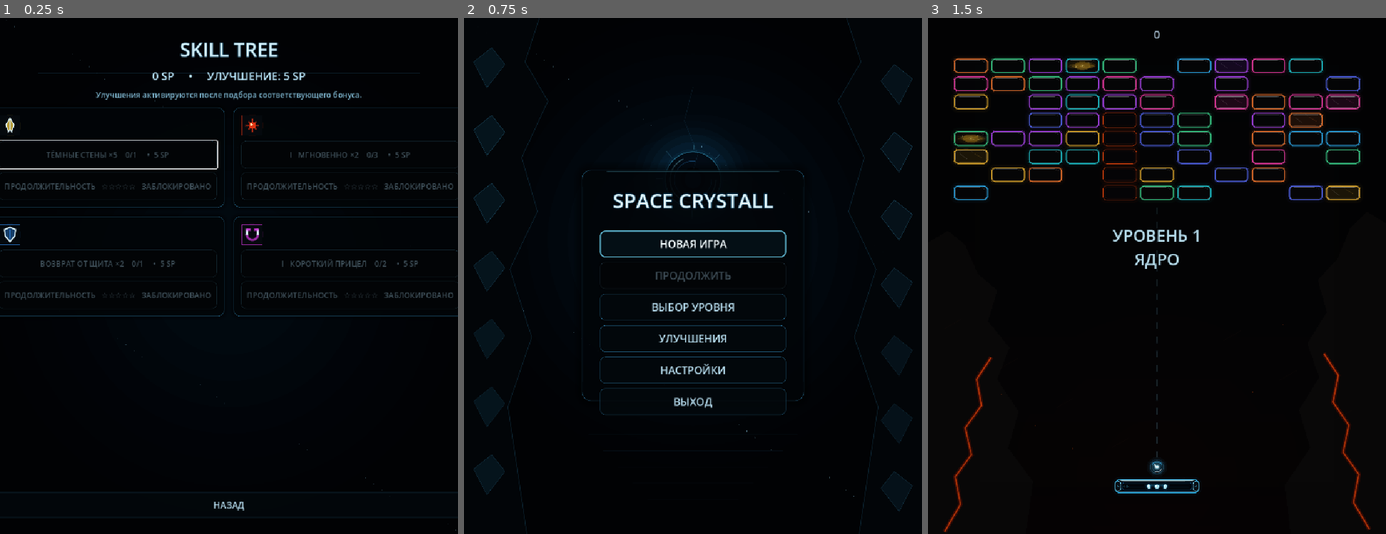
Above: before the commit, frames 1-3 (left to right).
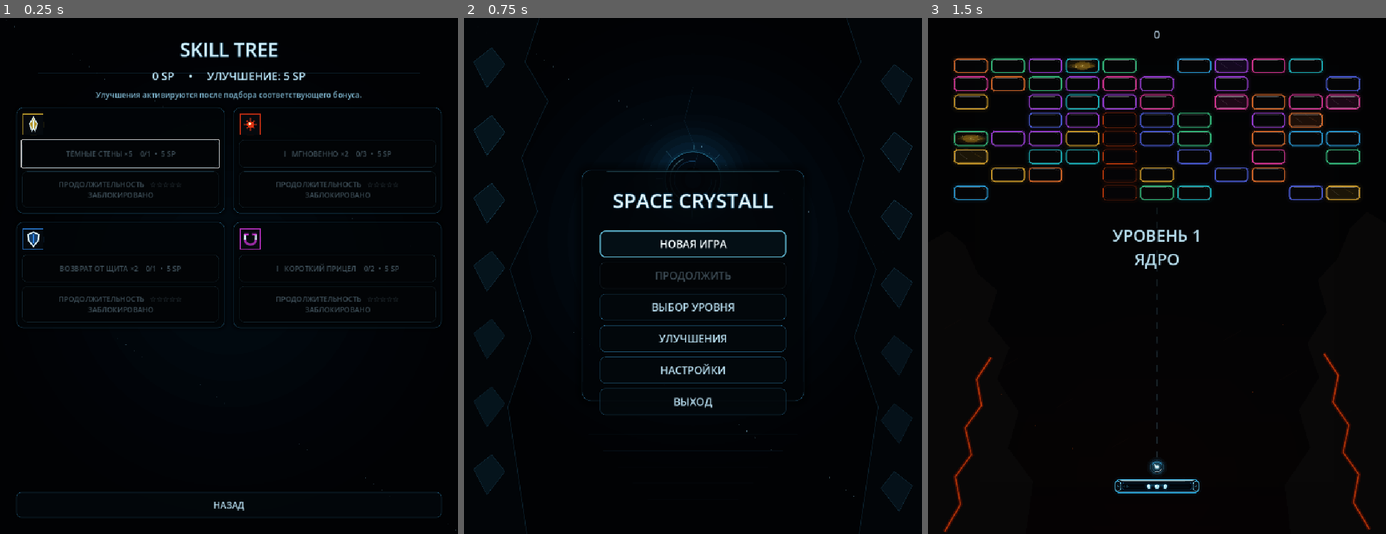
Above: after the commit, the same moments.

Repository: Ardarik421/arkanoid
Game: Godot game, scene res://scenes/skill_tree.tscn
The game is run twice, just before and just after one commit, with the same random seed, the same clock (stepped at 60 frames per second) and the same inputs. This scene is started directly instead of the project's main scene. Sound files missing from this copy of the repository are replaced by a short silence.
Inputs:
- Up to frame 1 (0.25 s): no input
- Up to frame 2 (0.75 s): click "НАЗАД" at 0.5 s
- Up to frame 3 (1.5 s): click "НОВАЯ ИГРА" at 1.25 s

The runs differ from the first frame. In frame 1, 4.6% of the frame differs, in the area x 0-100%, y 17-97%; in frame 2, nothing differs; in frame 3, nothing differs.

Commit message:
Compact skill duration layout

Diff:
--- a/scenes/skill_tree.gd
+++ b/scenes/skill_tree.gd
@@ -50,7 +50,9 @@
 		for child in content.get_children():
 			if child is Button:
 				child.custom_minimum_size = Vector2(0, 58)
-				child.add_theme_font_size_override("font_size", 16)
+				child.add_theme_font_size_override("font_size", 15)
+		var duration_button: Button = content.get_node("Duration")
+		duration_button.custom_minimum_size = Vector2(0, 76)
 	$Margin/VBox/BackButton.add_theme_font_size_override("font_size", 19)
 	_style_back_button($Margin/VBox/BackButton)
 
@@ -60,10 +62,10 @@
 	style.border_color = Color(0.20, 0.58, 0.78, 0.30)
 	style.set_border_width_all(1)
 	style.set_corner_radius_all(14)
-	style.content_margin_left = 16.0
-	style.content_margin_right = 16.0
-	style.content_margin_top = 14.0
-	style.content_margin_bottom = 16.0
+	style.content_margin_left = 12.0
+	style.content_margin_right = 12.0
+	style.content_margin_top = 12.0
+	style.content_margin_bottom = 12.0
 	style.shadow_color = Color(0, 0, 0, 0.48)
 	style.shadow_size = 9
 	return style
@@ -74,8 +76,8 @@
 	style.border_color = border
 	style.set_border_width_all(width)
 	style.set_corner_radius_all(10)
-	style.content_margin_left = 12.0
-	style.content_margin_right = 12.0
+	style.content_margin_left = 8.0
+	style.content_margin_right = 8.0
 	style.shadow_color = Color(0, 0, 0, 0.38)
 	style.shadow_size = 5
 	return style
@@ -119,7 +121,7 @@
 	var complete := rank >= max_rank
 	var affordable := SaveManager.can_afford_skill()
 	button.disabled = complete or not affordable
-	button.text = description + ("    ✓" if complete else "    %d/%d     •  5 SP" % [rank, max_rank])
+	button.text = description + ("    ✓" if complete else "    %d/%d  •  5 SP" % [rank, max_rank])
 	_apply_node_style(button, complete, affordable and not complete)
 
 func _set_duration_button(button: Button, rank: int, prerequisite_met: bool):
@@ -130,11 +132,11 @@
 	var available := prerequisite_met and SaveManager.can_afford_skill() and not complete
 	button.disabled = not available
 	if complete:
-		button.text = "ПРОДОЛЖИТЕЛЬНОСТЬ   %s   +%.1f сек   ✓" % [stars, rank * 0.5]
+		button.text = "ПРОДОЛЖИТЕЛЬНОСТЬ   %s\n+%.1f сек   ✓" % [stars, rank * 0.5]
 	elif prerequisite_met:
-		button.text = "ПРОДОЛЖИТЕЛЬНОСТЬ   %s   +%.1f → +%.1f сек   • 5 SP" % [stars, rank * 0.5, (rank + 1) * 0.5]
+		button.text = "ПРОДОЛЖИТЕЛЬНОСТЬ   %s\n+%.1f → +%.1f сек   •   5 SP" % [stars, rank * 0.5, (rank + 1) * 0.5]
 	else:
-		button.text = "ПРОДОЛЖИТЕЛЬНОСТЬ   %s   ЗАБЛОКИРОВАНО" % stars
+		button.text = "ПРОДОЛЖИТЕЛЬНОСТЬ   %s\nЗАБЛОКИРОВАНО" % stars
 	_apply_node_style(button, complete, available)
 
 func _explosive_text() -> String:
